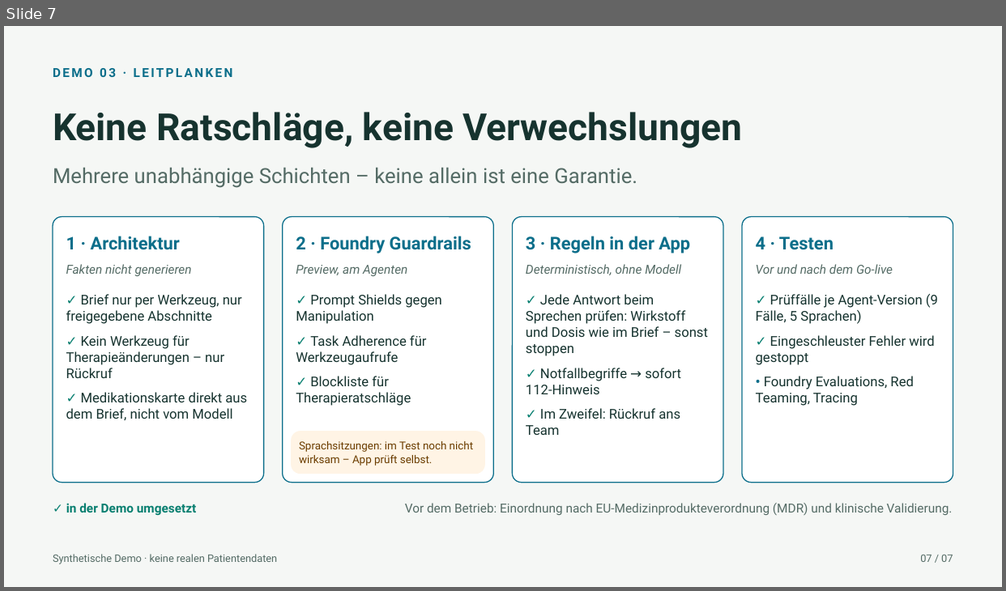
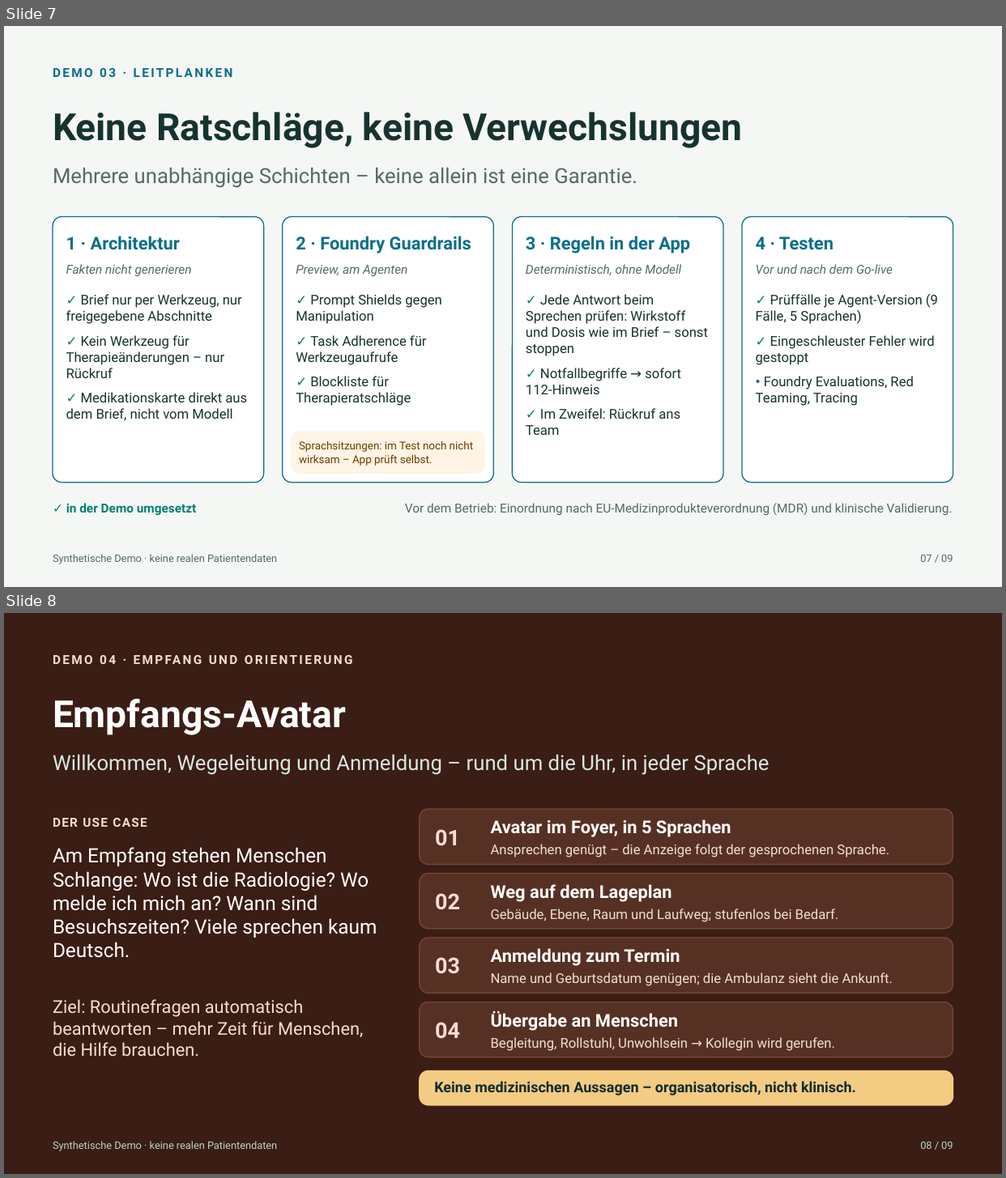
Before and after one commit to beyondelastic/healthcare-agent-demos, a slide deck: docs/slides/Healthcare-Agent-Demos-DE.pptx. Shown one above the other, each under a label of ours: slide 7 before the commit, slides 7 and 8 after it. The pictures are 1006x591 and 1006x1178 pixels, drawn with LibreOffice and Linux fonts; fonts in the diff are those of the drawing. Boxes give left, top, right and bottom in pixels: in the first picture for what was removed or moved away, otherwise in the second. Text is boxed around its words. In the diff, an @@ line names an element or a change of style, - is before the commit and + after.

```diff
--- a/docs/slides/Healthcare-Agent-Demos-DE.pptx
+++ b/docs/slides/Healthcare-Agent-Demos-DE.pptx
@@ slide 8 added at <box>4,613,1002,1174</box>, background #3A1D15 @@
@@ text added at <box>53,650,944,669</box>, 12 pt, text #F7DCCF, bold @@
+DEMO 04 · EMPFANG UND ORIENTIERUNG
@@ text added at <box>53,699,346,735</box>, 36 pt, text #FFFFFF, bold @@
+Empfangs-Avatar
@@ text added at <box>53,754,769,775</box>, 20 pt, text #D9E8E2 @@
+Willkommen, Wegeleitung und Anmeldung – rund um die Uhr, in jeder Sprache
@@ text added at <box>53,818,147,827</box>, 12 pt, text #F7DCCF, bold @@
+DER USE CASE
@@ rounded rectangle added at <box>420,809,953,865</box>, fill #573024, outline #7A4636 1 pt @@
@@ text added at <box>435,829,460,846</box>, 21 pt, text #F7DCCF, bold @@
+01
@@ text added at <box>491,820,731,837</box>, 17 pt, text #FFFFFF, bold @@
+Avatar im Foyer, in 5 Sprachen
@@ text added at <box>53,847,377,958</box>, 19 pt, text #FFFFFF @@
+Am Empfang stehen Menschen Schlange: Wo ist die Radiologie? Wo melde ich mich an? Wann sind Besuchszeiten? Viele sprechen kaum Deutsch.
@@ text added at <box>491,844,889,858</box>, 13 pt, text #F2DDD3 @@
+Ansprechen genügt – die Anzeige folgt der gesprochenen Sprache.
@@ rounded rectangle added at <box>420,874,953,929</box>, fill #573024, outline #7A4636 1 pt @@
@@ text added at <box>435,893,460,910</box>, 21 pt, text #F7DCCF, bold @@
+02
@@ text added at <box>491,884,672,902</box>, 17 pt, text #FFFFFF, bold @@
+Weg auf dem Lageplan
@@ text added at <box>491,909,839,922</box>, 13 pt, text #F2DDD3 @@
+Gebäude, Ebene, Raum und Laufweg; stufenlos bei Bedarf.
@@ rounded rectangle added at <box>420,938,953,994</box>, fill #573024, outline #7A4636 1 pt @@
@@ text added at <box>491,948,680,966</box>, 17 pt, text #FFFFFF, bold @@
+Anmeldung zum Termin
@@ text added at <box>435,957,460,974</box>, 21 pt, text #F7DCCF, bold @@
+03
@@ text added at <box>491,973,893,986</box>, 13 pt, text #F2DDD3 @@
+Name und Geburtsdatum genügen; die Ambulanz sieht die Ankunft.
@@ text added at <box>53,999,363,1056</box>, 17 pt, text #F7DCCF @@
+Ziel: Routinefragen automatisch beantworten – mehr Zeit für Menschen, die Hilfe brauchen.
@@ rounded rectangle added at <box>420,1003,953,1058</box>, fill #573024, outline #7A4636 1 pt @@
@@ text added at <box>435,1022,460,1039</box>, 21 pt, text #F7DCCF, bold @@
+04
@@ text added at <box>491,1012,678,1031</box>, 17 pt, text #FFFFFF, bold @@
+Übergabe an Menschen
@@ text added at <box>491,1037,835,1051</box>, 13 pt, text #F2DDD3 @@
+Begleitung, Rollstuhl, Unwohlsein → Kollegin wird gerufen.
@@ rounded rectangle added at <box>420,1071,953,1105</box>, fill #F3CB82, outline #F3CB82 1 pt @@
@@ text added at <box>434,1081,856,1096</box>, 14 pt, text #102C2B, bold @@
+Keine medizinischen Aussagen – organisatorisch, nicht klinisch.
@@ text added at <box>53,1141,277,1152</box>, 10 pt, text #BBD2CB @@
+Synthetische Demo · keine realen Patientendaten
@@ text added at <box>920,1142,953,1149</box>, 10 pt, text #BBD2CB @@
+08 / 09
@@ slide 7 changed as well @@
@@ text at <box>920,555,953,562</box>: text changed @@
-07 / 07
+07 / 09
```
Also in this commit, not shown: 6 other slides changed, 1 other slide added, 26 other files.
